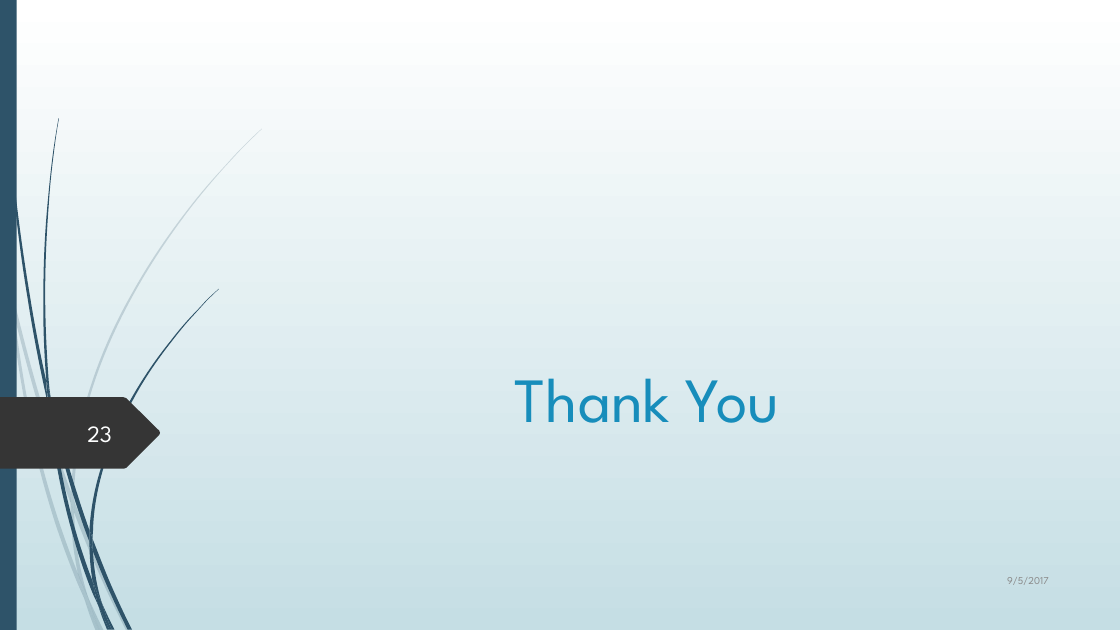
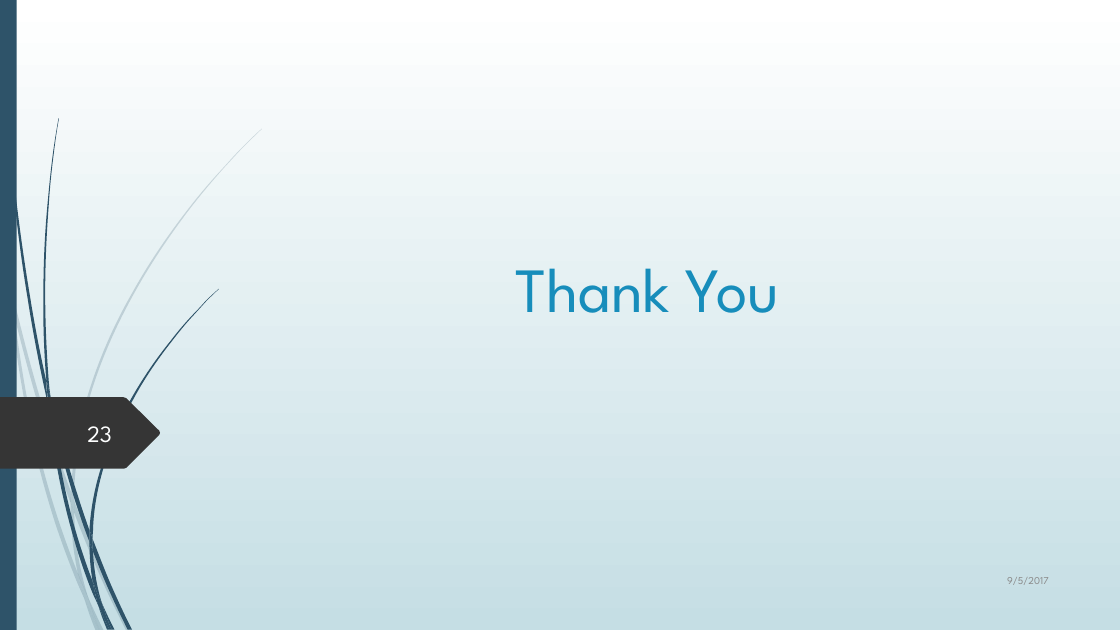
Before and after one commit to manaaralam/ntu-internship, a slide deck: slide 23 of Presentations/starting_work.pptx. Drawn at 1120x630 pixels with LibreOffice and Linux fonts; fonts in the diff are those of the drawing. Boxes give left, top, right and bottom in pixels: in the first picture for what was removed or moved away, otherwise in the second. Text is boxed around its words. In the diff, an @@ line names an element or a change of style, - is before the commit and + after.

```diff
--- a/Presentations/starting_work.pptx
+++ b/Presentations/starting_work.pptx
@@ title "Thank You": place and size @@
-title "Thank You" at (515, 378, 779, 423)
+title "Thank You" at (515, 268, 780, 313)
```
Also in this commit, not shown: 2 other slides changed.
